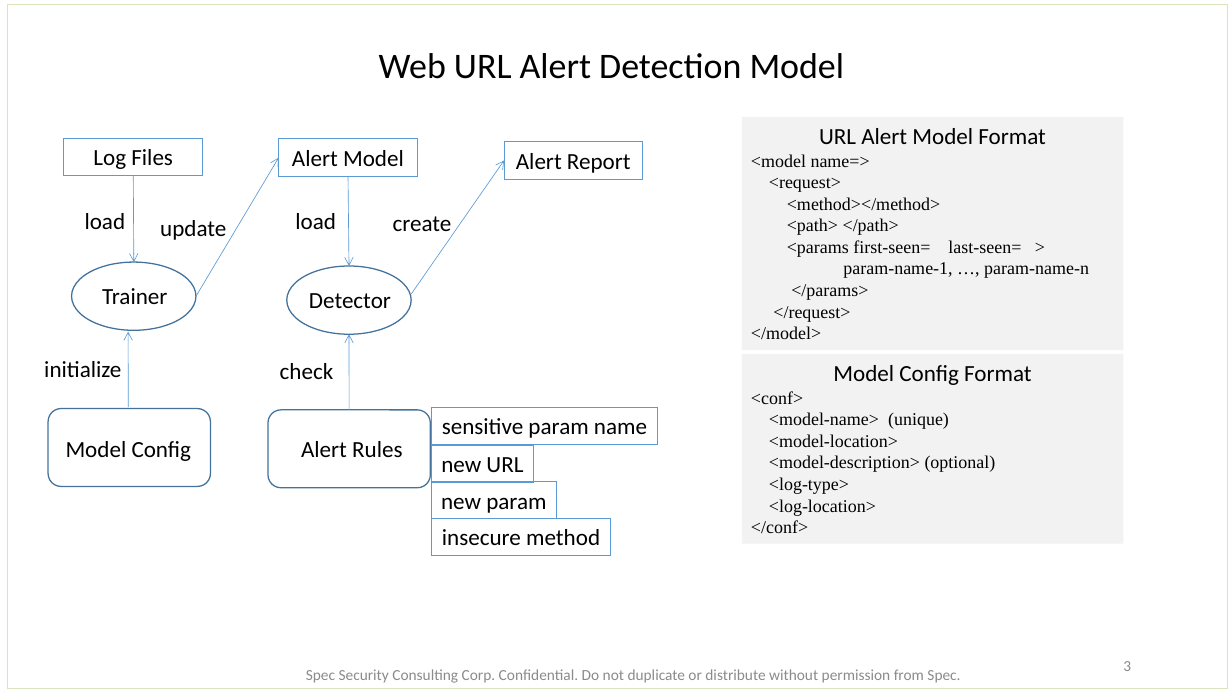
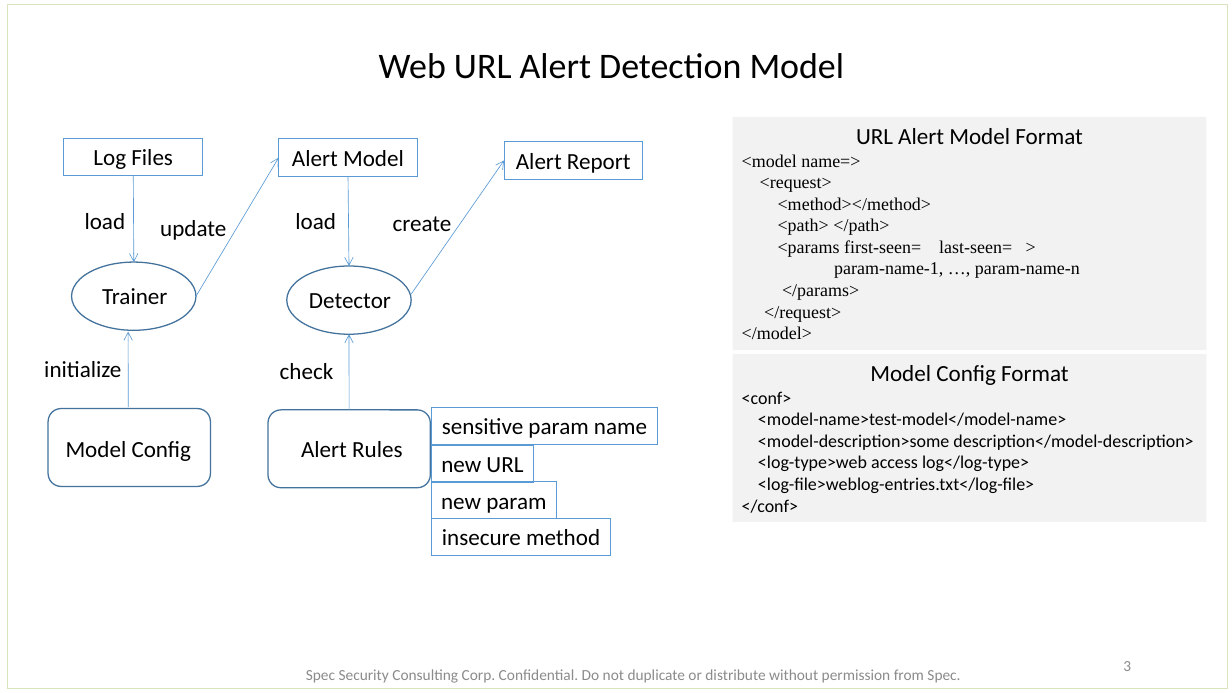
Before and after one commit to paulur/spec_sharp, a slide deck: slide 3 of doc/sharp-design-doc.pptx. Drawn at 1232x693 pixels with LibreOffice and Linux fonts; fonts in the diff are those of the drawing. Boxes give left, top, right and bottom in pixels: in the first picture for what was removed or moved away, otherwise in the second. Text is boxed around its words. In the diff, an @@ line names an element or a change of style, - is before the commit and + after.

```diff
--- a/doc/sharp-design-doc.pptx
+++ b/doc/sharp-design-doc.pptx
@@ rectangle "URL Alert Model Format": place and size @@
-rectangle "URL Alert Model Format" at (742, 116, 1124, 349)
+rectangle "URL Alert Model Format" at (733, 116, 1207, 349)
@@ rectangle "Model Config Format": place and size @@
-rectangle "Model Config Format" at (742, 354, 1124, 543)
+rectangle "Model Config Format" at (733, 354, 1207, 522)
@@ text in rectangle at (742, 391, 798, 513): font Times New Roman to Calibri in "<conf>", "</conf>" @@
@@ text in rectangle at (758, 412, 1193, 493): text changed; font Times New Roman to Calibri @@
-<model-name> (unique)
-<model-location>
-<model-description> (optional)
-<log-type>
-<log-location>
+<model-name>test-model</model-name>
+<model-description>some description</model-description>
+<log-type>web access log</log-type>
+<log-file>weblog-entries.txt</log-file>
```
Also in this commit, not shown: 2 other files.
